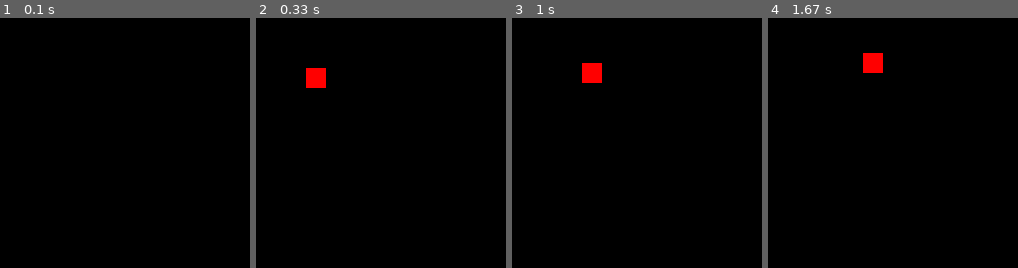
Above: before the commit, frames 1-4 (left to right).
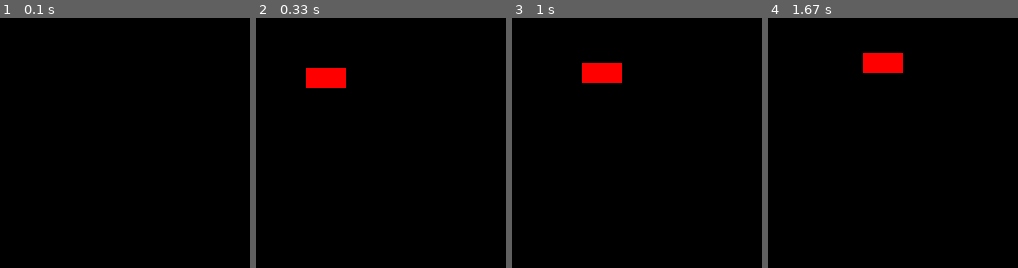
Above: after the commit, the same moments.

Repository: Archanciel/PyArtiLife
Game: pygame game, started from explore_pygame.py
Two runs of this game, one before a commit and one after it. Both use one fixed random seed, a clock stepped at 60 frames per second and the inputs below.
Inputs:
- Up to frame 1 (0.1 s): no input
- Up to frame 2 (0.33 s): no input
- Up to frame 3 (1 s): hold Right 0.33-0.8 s; hold Up from 0.83 s (still down)
- Up to frame 4 (1.67 s): release Up at 1.13 s; hold Right 1.17-1.63 s
The pictures show only the part of the screen within x 0-50%, y 0-50%; the shares and areas given below are measured in that part.

Frame 1 is identical in both runs. In frame 2, 0.6% of the frame differs, in the area x 28-36%, y 20-28%; in frame 3, 0.6%; in frame 4, 0.6%.

Commit message:
when reach left border, move from right

Diff:
--- a/explore_pygame.py
+++ b/explore_pygame.py
@@ -1,14 +1,59 @@
 import pygame
 
+WIN_WIDTH = 500
+WIN_HEIGHT = 500
+
 pygame.init()
-win = pygame.display.set_mode((500,  500))
+win = pygame.display.set_mode((WIN_WIDTH, WIN_HEIGHT))
 pygame.display.set_caption("Pygame First")
 run = True
 x = 50
 y = 50
-width = 20
+width = 40
 height = 20
 velocity = 5
+
+def xLeft(x, width, velocity, winWidth):
+    newX = x - velocity
+    partialRecOne = None
+    partialRecTwo = None
+
+    if newX < 0:
+        if newX > -width + 1:
+            partialRecOne = (winWidth - 1 + newX, abs(newX))
+            partialRecTwo = (1, width + newX)
+#            print('x = {}, newX = {} width 1 {} width 2 {}'.format(x, newX, partialRecOne[1], partialRecTwo[1]))
+        else:
+            partialRecOne = (winWidth - 1 + newX, width)
+            newX = winWidth + newX
+            partialRecTwo = None
+#            print('x = {}, newX = {} width 1 {}'.format(x, newX, partialRecOne[1]))
+    elif newX == 0:
+        partialRecOne = (1, width)
+#        print('x = {}, newX = {} width 1 {}'.format(x, newX, width))
+    else:
+        partialRecOne = (newX, width)
+#        print('#x = {}, newX = {} width 1 {}'.format(x, newX, width))
+
+    return newX, partialRecOne, partialRecTwo
+
+def xRight(x, velocity, winWidth):
+    newX = x + velocity
+
+    return newX
+
+def yDown(y, velocity, winHeight):
+    newY = y + velocity
+
+    return newY
+
+def yUp(y, velocity, winHeight):
+    newY = y - velocity
+
+    return newY
+
+partialRecOne = None
+partialRecTwo = None
 
 while run:
     pygame.time.delay(100)
@@ -20,18 +65,26 @@
     keys = pygame.key.get_pressed()
 
     if keys[pygame.K_LEFT]:
-        x -= velocity
+        x, partialRecOne, partialRecTwo = xLeft(x, width, velocity, WIN_WIDTH)
 
     if keys[pygame.K_RIGHT]:
-        x += velocity
+        x = xRight(x, velocity, WIN_WIDTH)
 
     if keys[pygame.K_UP]:
-        y -= velocity
+        y = yUp(y, velocity, WIN_HEIGHT)
 
     if keys[pygame.K_DOWN]:
-        y += velocity
+        y = yDown(y, velocity, WIN_HEIGHT)
 
     win.fill((0, 0, 0)) #erasing previous rectangle
-    pygame.draw.rect(win, (255, 0, 0), [x, y, width, height])
+
+    if partialRecOne:
+        pygame.draw.rect(win, (255, 0, 0), [partialRecOne[0], y, partialRecOne[1], height])
+    if partialRecTwo:
+        pygame.draw.rect(win, (255, 0, 0), [partialRecTwo[0], y, partialRecTwo[1], height])
+
+    if not partialRecOne and not partialRecTwo:
+        pygame.draw.rect(win, (255, 0, 0), [x, y, width, height])
+
     pygame.display.update()
 pygame.quit()
